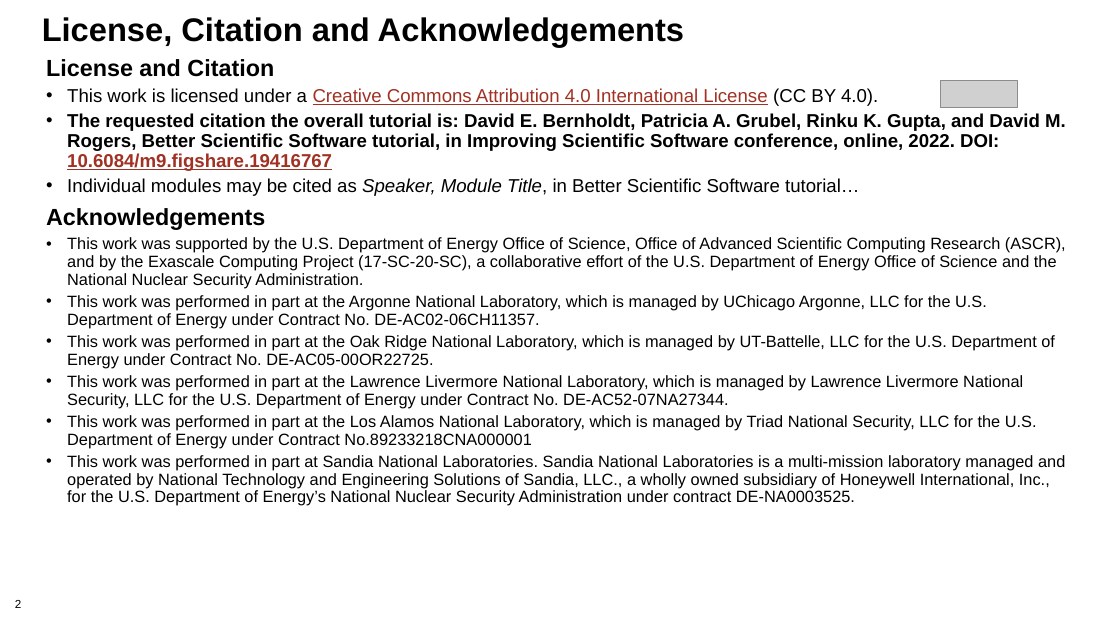
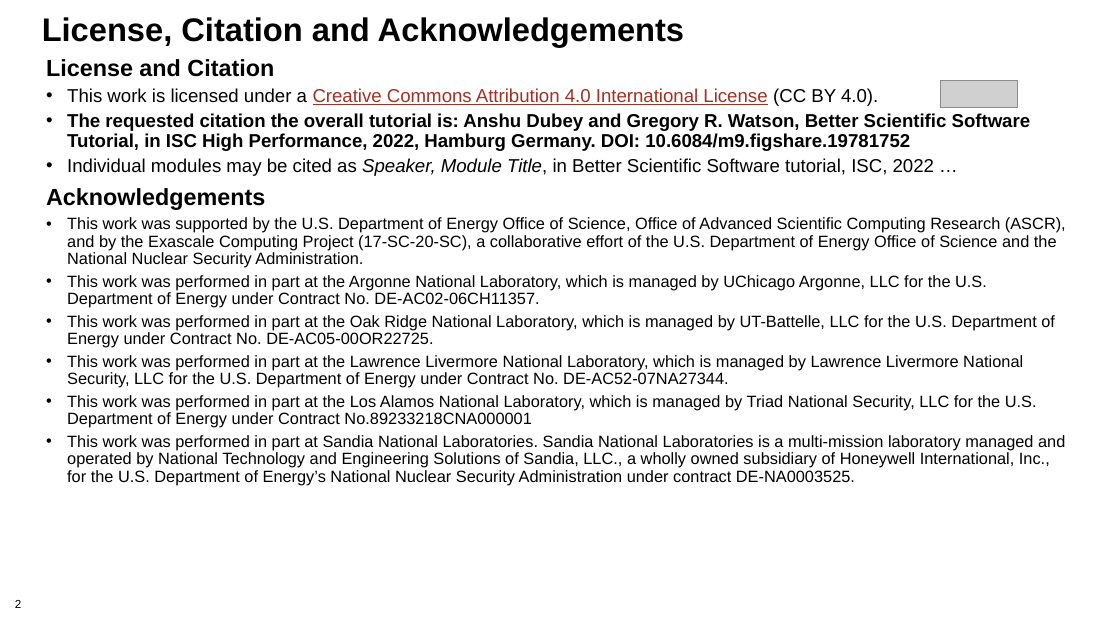
Before and after one commit to bssw-tutorial/presentations, a slide deck: slide 2 of overview.pptx. Drawn at 1120x630 pixels with LibreOffice and Linux fonts; fonts in the diff are those of the drawing; grey boxes stand for pictures; background and template pictures are left out. Boxes give left, top, right and bottom in pixels: in the first picture for what was removed or moved away, otherwise in the second. Text is boxed around its words. In the diff, an @@ line names an element or a change of style, - is before the commit and + after.

```diff
--- a/overview.pptx
+++ b/overview.pptx
@@ text at (67,113,1031,176): text changed @@
-• The requested citation the overall tutorial is: David E. Bernholdt, Patricia A. Grubel, Rinku K. Gupta, and David M. Rogers, Better Scientific Software tutorial, in Improving Scientific Software conference, online, 2022. DOI: 10.6084/m9.figshare.19416767
-• Individual modules may be cited as Speaker, Module Title, in Better Scientific Software tutorial…
+• The requested citation the overall tutorial is: Anshu Dubey and Gregory R. Watson, Better Scientific Software Tutorial, in ISC High Performance, 2022, Hamburg Germany. DOI: 10.6084/m9.figshare.19781752
+• Individual modules may be cited as Speaker, Module Title, in Better Scientific Software tutorial, ISC, 2022 …
```
Also in this commit, not shown: 5 other slides changed, 2 slides removed, 6 other files.
